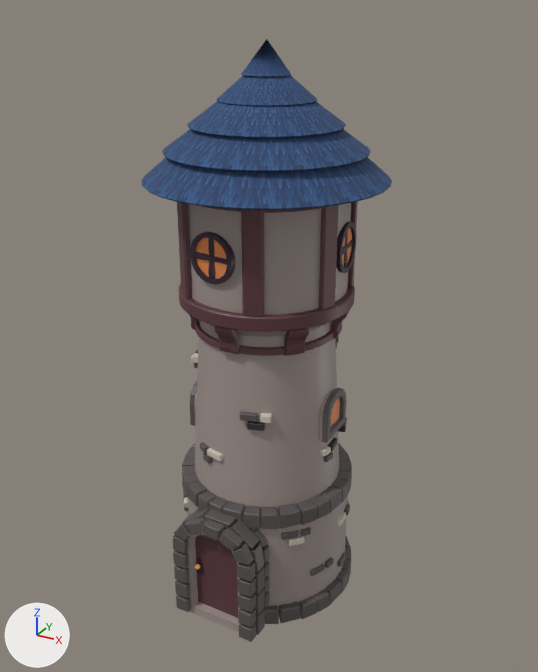
One commit to the FBX model Assets/Cenário/Casas/Casas de pedra/torre-pedra.fbx: the scene before it, then after it.
Camera for both pictures: a camera (50 mm lens) standing at (-1.16, -13.42, 13.1) and looking at (-8.68, 0.25, 6.26). The axes (+X, +Y, +Z) are drawn at lower left. The lights are the same throughout. Objects named as collision shapes, trigger or cutter boxes, shadow casters or lower levels of detail are left out. Where no turn or scale is listed for an object, it has been applied to the vertices.

Objects in the first picture: 'PortaCasaPedraTorre', 'TorrePedra'.
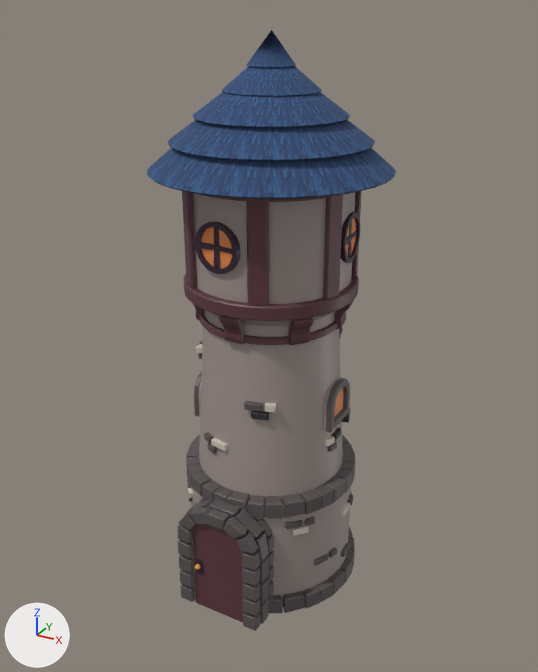
The newer file is also turned or shifted as a whole; pictures and numbers use the older file's frame.

The change in detail:
Mesh me_torrepedra_lod0 is new.
It has 7345 vertices, 7417 faces and spans x -2.58..2.58, y -2.61..2.58, z -0.05..12.67.
Faces by material slot: [6770, 6, 641].
It uses material mat_material (picture img_octo80_32x_png).
It uses material mat_amarelo (orange #e88c4f).
It uses material mat_telhaazul.
Object 'TorrePedra' (ob_torrepedra) is deleted.
Object 'TorrePedra_LOD0' (ob_torrepedra_lod0) is new; it shows me_torrepedra_lod0.
Its location is (-8.69, 0.36, 0.05).

What differs and where, as boxes (x1, y1, x2, y2) in the pictures (538 x 672 px):
'TorrePedra', deleted
    before: (141, 39, 392, 642)
    faces in mat_material (picture img_octo80_32x_png): (173, 201, 358, 642)
    faces in mat_telhaazul: (141, 39, 392, 210)
    faces in mat_amarelo (orange #e88c4f): (196, 227, 352, 426)
'TorrePedra_LOD0', added
    after: (147, 30, 396, 631)
    faces in mat_material (picture img_octo80_32x_png): (177, 191, 362, 631)
    faces in mat_telhaazul: (147, 30, 396, 199)
    faces in mat_amarelo (orange #e88c4f): (201, 218, 356, 417)
